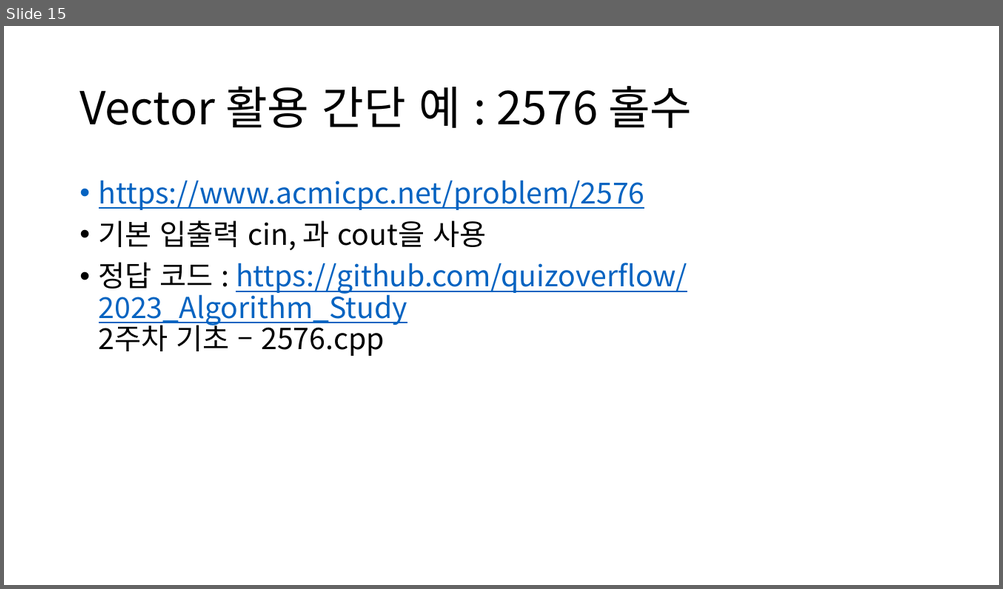
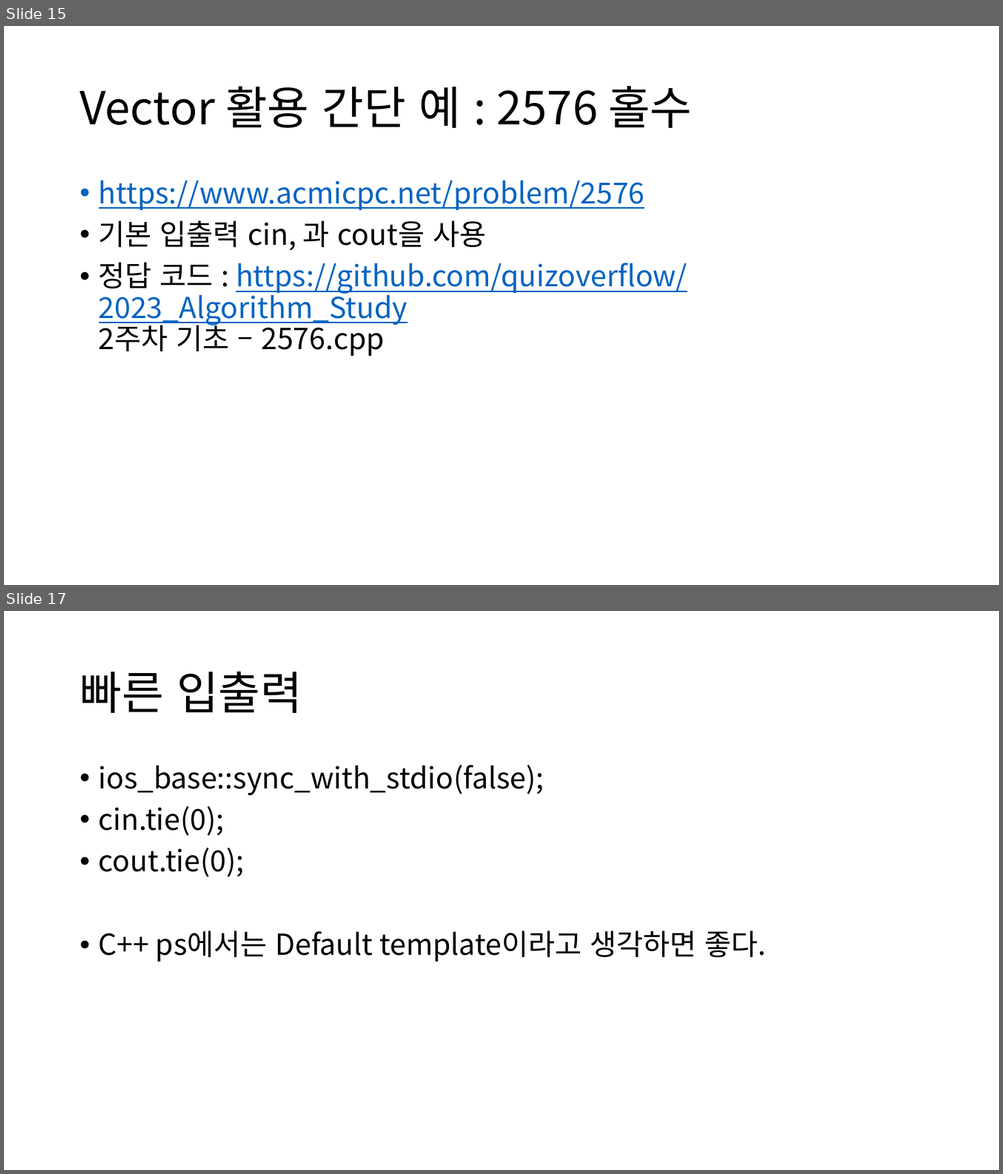
Before and after one commit to quizoverflow/2023_Algorithm_Study, a slide deck: 2주차 기초/2주차 기초.pptx. Shown one above the other, each under a label of ours: slide 15 before the commit, slides 15 and 17 after it; the slides between them are not shown. The pictures are 1003x589 and 1003x1174 pixels, drawn with LibreOffice and Linux fonts; fonts in the diff are those of the drawing. Boxes give left, top, right and bottom in pixels: in the first picture for what was removed or moved away, otherwise in the second. Text is boxed around its words. In the diff, an @@ line names an element or a change of style, - is before the commit and + after.

```diff
--- a/2주차 기초/2주차 기초.pptx
+++ b/2주차 기초/2주차 기초.pptx
@@ slide 17 added at [4, 611, 999, 1170], background #FFFFFF @@
@@ title added at [79, 671, 302, 713], 44 pt, text #000000 @@
+빠른 입출력
@@ text added at [99, 765, 765, 962], 28 pt, text #000000 @@
+• ios_base::sync_with_stdio(false);
+• cin.tie(0);
+• cout.tie(0);
+• C++ ps에서는 Default template이라고 생각하면 좋다.
```
Also in this commit, not shown: 1 other slide added.
